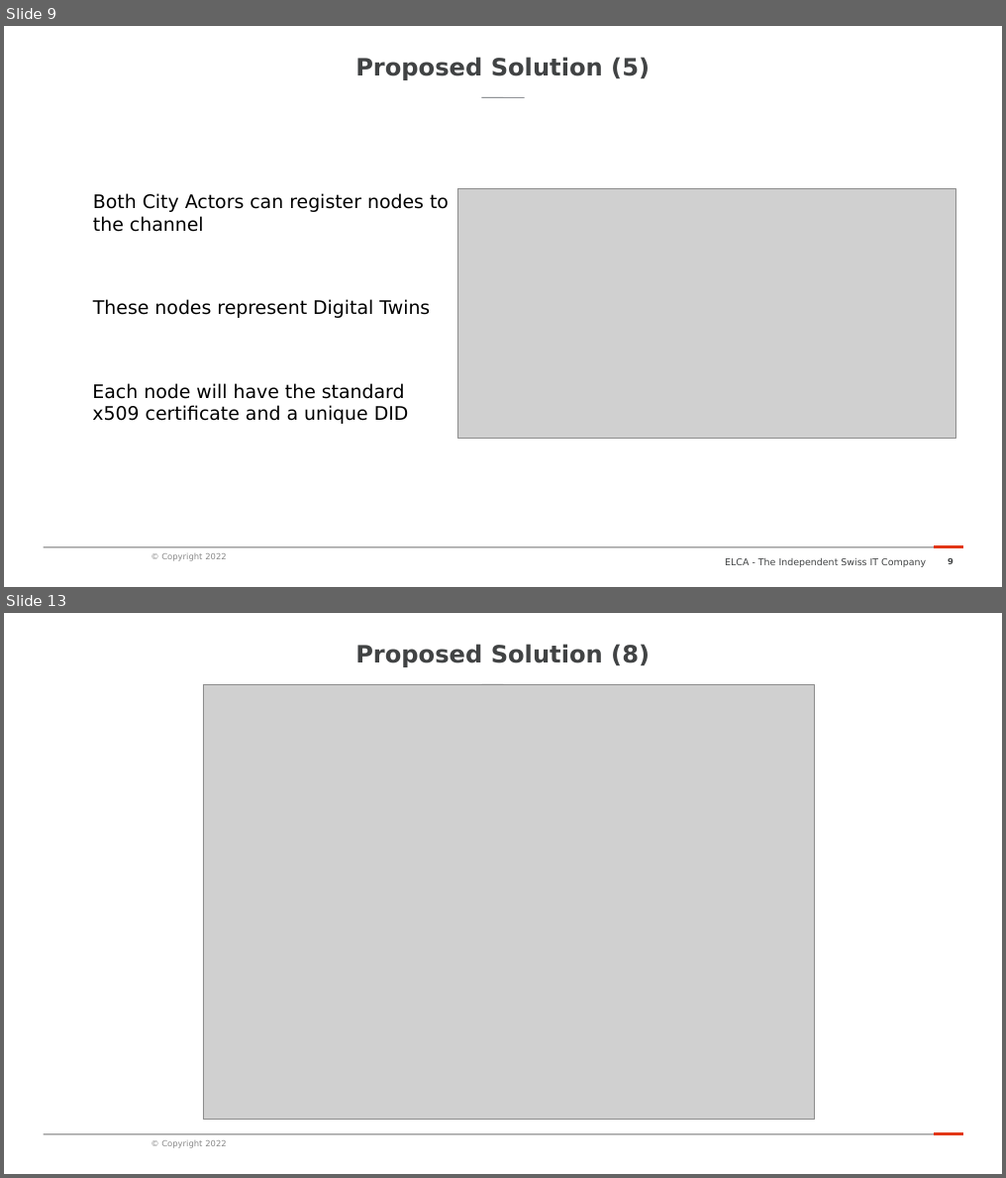
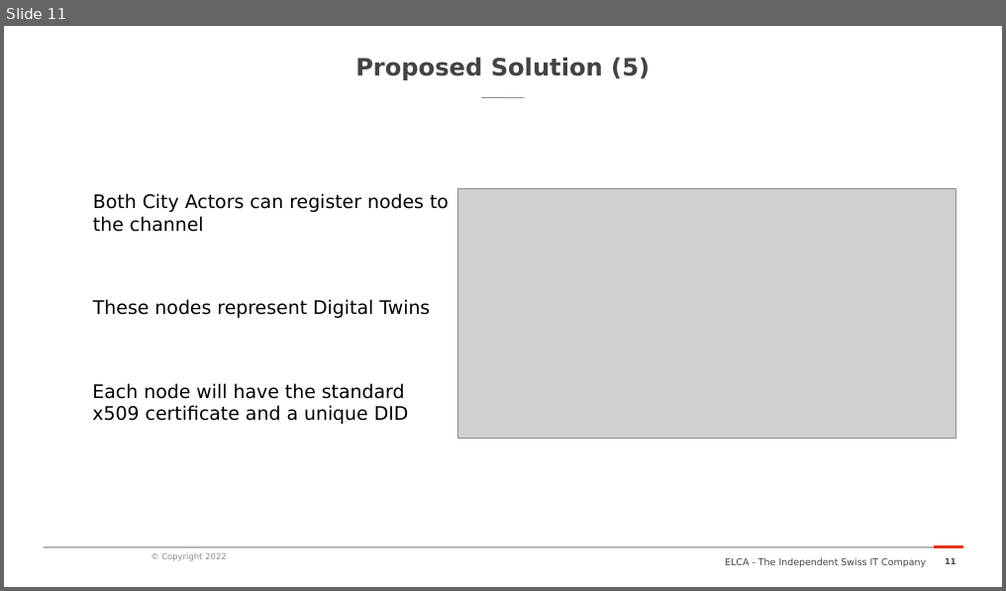
Before and after one commit to Joao-Quinta/travail_master, a slide deck: presentation/02_05_2023/02_05_2023.odp. Shown one above the other, each under a label of ours: slides 9 and 13 before the commit, slide 11 after it; the slides between them are not shown. The pictures are 1006x1178 and 1006x591 pixels, drawn with LibreOffice and Linux fonts; fonts in the diff are those of the drawing; grey boxes stand for pictures; background and template pictures are left out. Boxes give left, top, right and bottom in pixels: in the first picture for what was removed or moved away, otherwise in the second. Text is boxed around its words. In the diff, an @@ line names an element or a change of style, - is before the commit and + after.

```diff
--- a/presentation/02_05_2023/02_05_2023.odp
+++ b/presentation/02_05_2023/02_05_2023.odp
@@ slide 13 removed at <box>4,613,1002,1174</box>, background #FFFFFF; not listed: 4 template elements that a slide beside it also shows @@
@@ title removed at <box>355,644,649,667</box> @@
-Proposed Solution (8)
@@ picture removed at <box>203,685,815,1121</box> @@
@@ what was slide 9 is now slide 11 @@
@@ page number at <box>944,559,956,565</box>: text changed @@
-9
+11
```
Also in this commit, not shown: 4 slides changed, 3 slides added, 8 other files.
